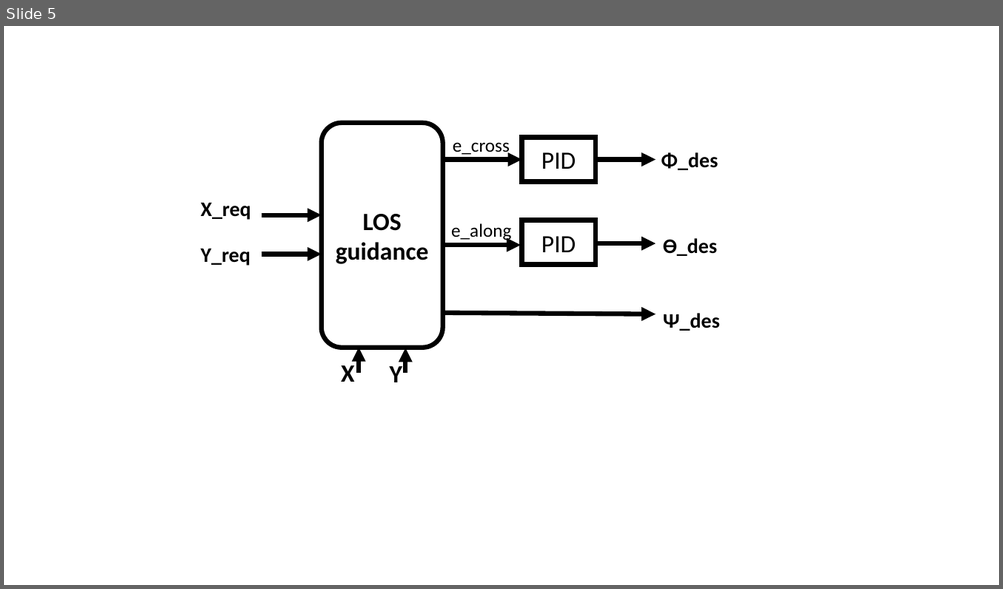
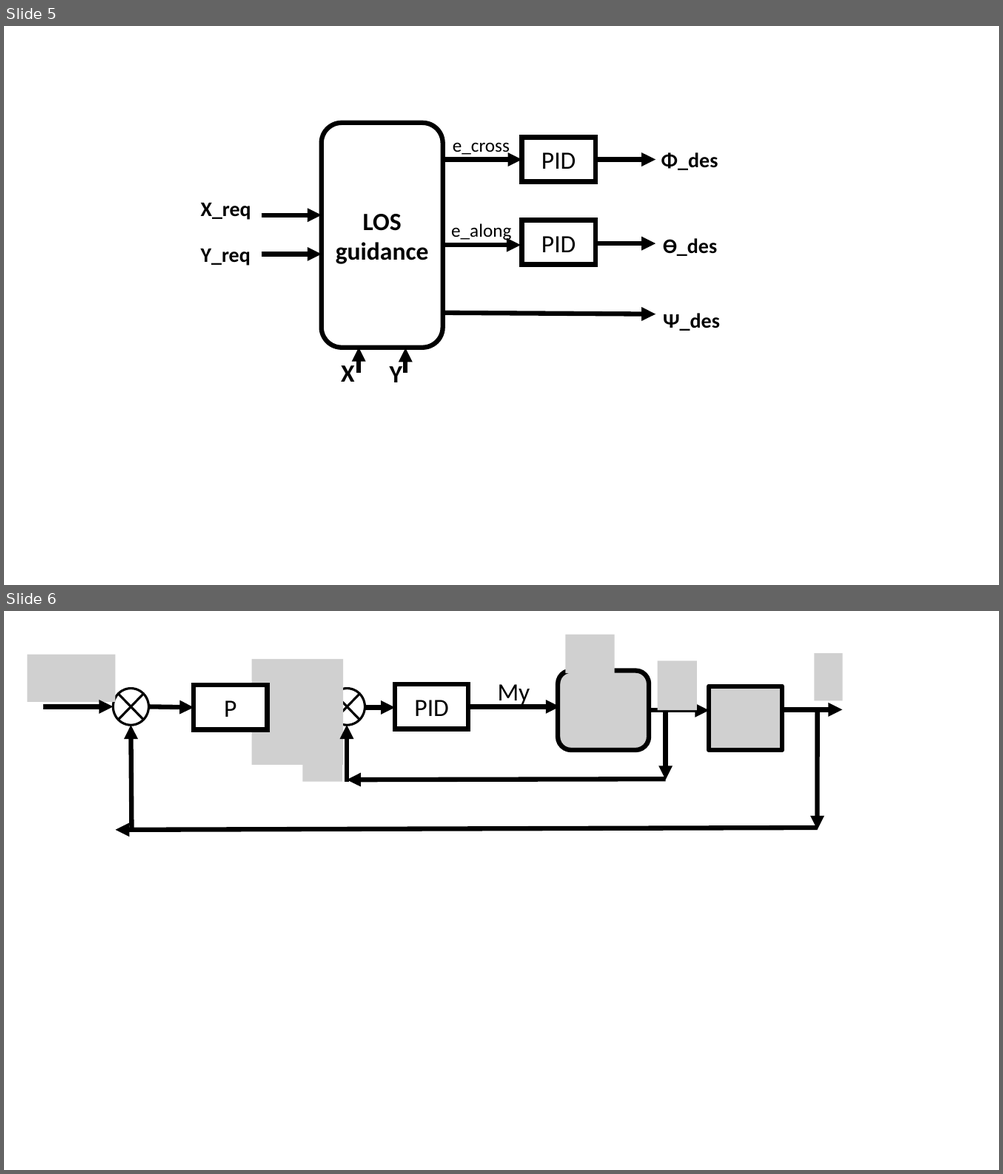
Before and after one commit to mohamedkhattab2019/graduation-project, a slide deck: documentation/Presentation1.pptx. Shown one above the other, each under a label of ours: slide 5 before the commit, slides 5 and 6 after it. The pictures are 1003x589 and 1003x1174 pixels, drawn with LibreOffice and Linux fonts; fonts in the diff are those of the drawing; grey boxes stand for pictures. Boxes give left, top, right and bottom in pixels: in the first picture for what was removed or moved away, otherwise in the second. Text is boxed around its words. In the diff, an @@ line names an element or a change of style, - is before the commit and + after.

```diff
--- a/documentation/Presentation1.pptx
+++ b/documentation/Presentation1.pptx
@@ slide 6 added at box(4, 611, 999, 1170), background #FFFFFF @@
@@ picture added at box(27, 654, 115, 702) @@
@@ picture added at box(565, 634, 614, 673) @@
@@ picture added at box(814, 653, 842, 701) @@
@@ picture added at box(252, 659, 344, 765) @@
@@ picture added at box(558, 671, 649, 751) @@
@@ picture added at box(657, 661, 697, 710) @@
@@ flow chart summing junction added at box(113, 689, 149, 725), fill #FFFFFF, outline #000000 2.25 pt @@
@@ rectangle added at box(193, 686, 267, 730), fill #FFFFFF, outline #000000 4.5 pt, 24 pt, text #000000 @@
+P
@@ flow chart summing junction added at box(330, 689, 365, 725), fill #FFFFFF, outline #000000 2.25 pt @@
@@ rectangle added at box(395, 685, 469, 729), fill #FFFFFF, outline #000000 4.5 pt, 24 pt, text #000000 @@
+PID
@@ text added at box(498, 684, 530, 706), 24 pt, text #000000 @@
+My
@@ picture added at box(708, 686, 782, 751) @@
@@ arrow added from (42, 706) to (113, 706), #000000 4.5 pt @@
@@ arrow added from (149, 706) to (193, 707), #000000 4.5 pt @@
@@ arrow added from (365, 707) to (395, 707), #000000 4.5 pt @@
@@ arrow added from (468, 706) to (560, 706), #000000 4.5 pt @@
@@ arrow added from (649, 710) to (709, 710), #000000 4.5 pt @@
@@ arrow added from (666, 709) to (666, 780), #000000 4.5 pt @@
@@ arrow added from (782, 709) to (842, 709), #000000 4.5 pt @@
@@ arrow added from (817, 710) to (817, 830), #000000 4.5 pt @@
@@ arrow added from (131, 828) to (131, 725), #000000 4.5 pt @@
@@ picture added at box(302, 732, 342, 781) @@
@@ arrow added from (347, 782) to (347, 725), #000000 4.5 pt @@
@@ arrow added from (666, 779) to (347, 780), #000000 4.5 pt @@
@@ arrow added from (817, 828) to (115, 830), #000000 4.5 pt @@
```
Also in this commit, not shown: 1 slide changed, 4 other slides added, 11 slides removed, 13 other files.
